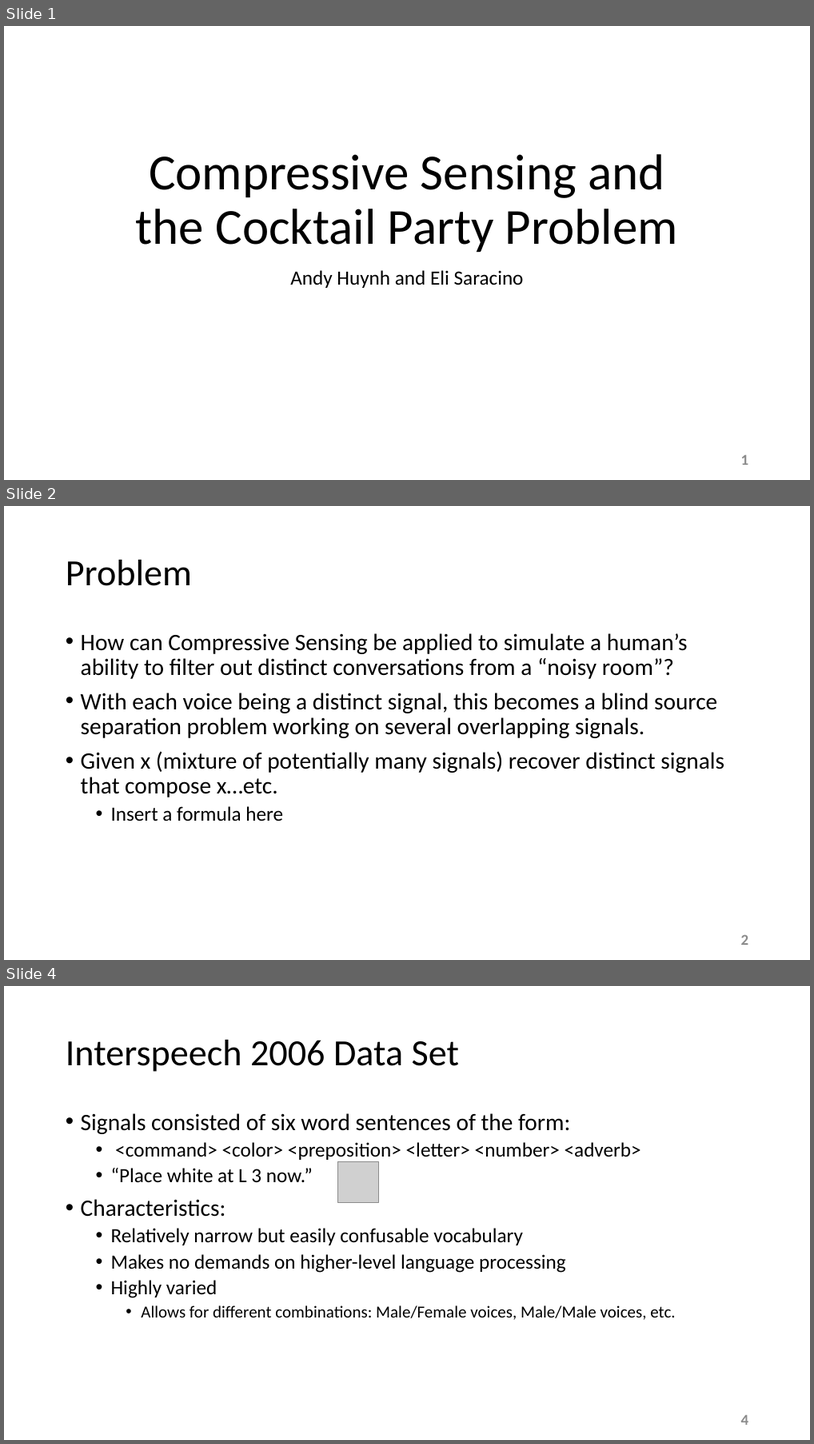
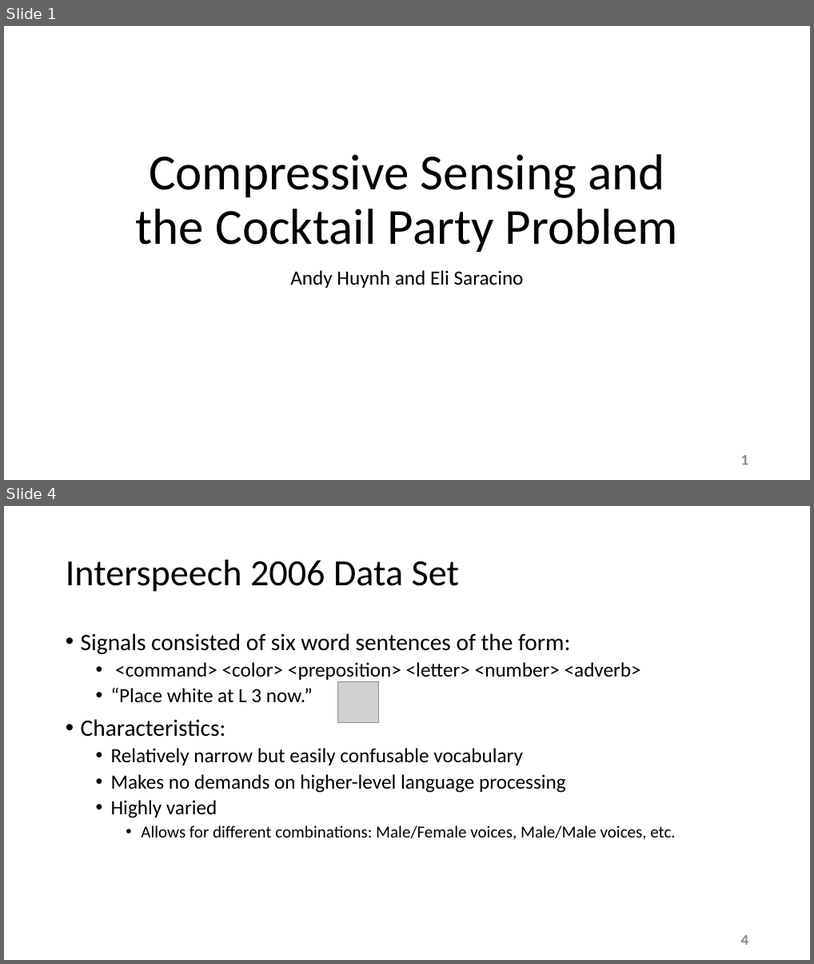
Before and after one commit to esaracin/compressive-sensing-cocktail-party-problem, a slide deck: slide/slides.pptx. Shown one above the other, each under a label of ours: slides 1, 2 and 4 before the commit, slides 1 and 4 after it; the slides between them are not shown. The pictures are 814x1444 and 814x964 pixels, drawn with LibreOffice and Linux fonts; fonts in the diff are those of the drawing; grey boxes stand for pictures; background and template pictures are left out. Boxes give left, top, right and bottom in pixels: in the first picture for what was removed or moved away, otherwise in the second. Text is boxed around its words. In the diff, an @@ line names an element or a change of style, - is before the commit and + after.

```diff
--- a/slide/slides.pptx
+++ b/slide/slides.pptx
@@ slide 2 removed at <box>4,506,810,960</box>, background #FFFFFF @@
@@ title removed at <box>66,560,192,586</box> @@
-Problem
@@ text removed at <box>81,633,725,821</box> @@
-• How can Compressive Sensing be applied to simulate a human’s ability to filter out distinct conversations from a “noisy room”?
-• With each voice being a distinct signal, this becomes a blind source separation problem working on several overlapping signals.
-• Given x (mixture of potentially many signals) recover distinct signals that compose x…etc.
-  • Insert a formula here
@@ page number removed at <box>742,934,750,944</box> @@
-2
```
Also in this commit, not shown: 6 slides changed, 1 slide added, 1 other slide removed.
